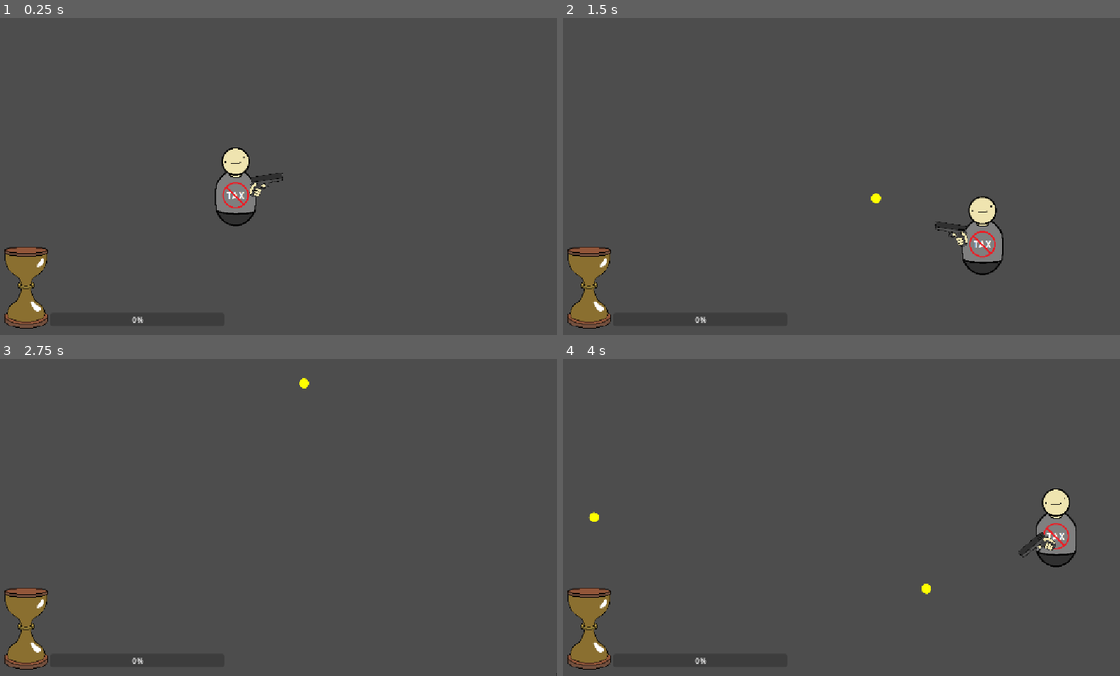
Above: before the commit, frames 1-4 (two rows, left to right).
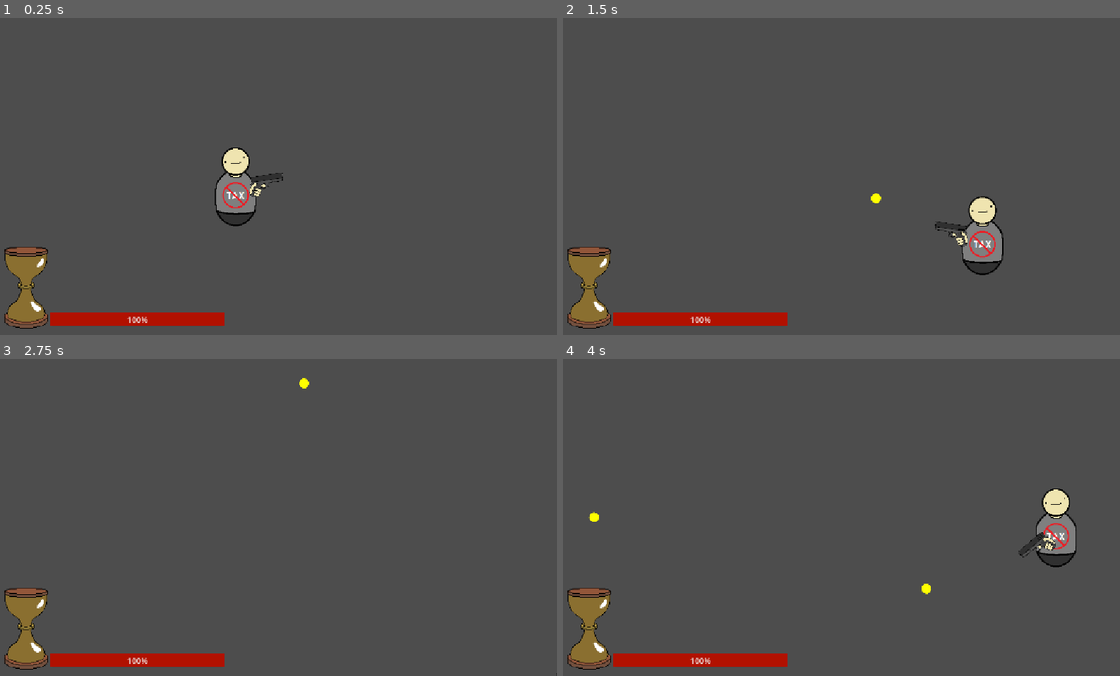
Above: after the commit, the same moments.

Repository: chiefpat450119/GMTK-2026
Game: Godot game, scene res://scenes/test/test_hp_time_bar.tscn
Two runs of this game, one before a commit and one after it. Both use one fixed random seed, a clock stepped at 60 frames per second and the inputs below. This scene is started directly instead of the project's main scene.
Inputs (mouse positions are in pixels of both pictures, inside the frame that each line leads up to):
- Up to frame 1 (0.25 s): no input
- Up to frame 2 (1.5 s): tap Enter at 0.5 s; move the mouse to (964, 160) at 0.52 s; hold D (Right) 0.53-1.28 s; click (964, 160) at 0.6 s; move the mouse to (724, 192) at 1.27 s; hold S (Down) from 1.28 s (still down); click (724, 192) at 1.35 s
- Up to frame 3 (2.75 s): move the mouse to (328, 447) at 2.02 s; release S (Down) at 2.03 s; hold D (Right) from 2.03 s (still down); click (328, 447) at 2.1 s
- Up to frame 4 (4 s): move the mouse to (808, 580) at 2.77 s; release D (Right) at 2.78 s; hold W (Up) 2.78-3.53 s; click (808, 580) at 2.85 s; move the mouse to (1008, 565) at 3.52 s; hold A (Left) from 3.53 s (still down); click (1008, 565) at 3.6 s

The runs differ from the first frame. In frame 1, 1.3% of the frame differs, in the area x 8-41%, y 92-98%; in frame 2, 1.3%; in frame 3, 1.3%; in frame 4, 1.3%.

Commit message:
fix minor big, adjust max health to 5

Diff:
--- a/resources/stats/player_stats/player_max_hp_stat.tres
+++ b/resources/stats/player_stats/player_max_hp_stat.tres
@@ -5,6 +5,6 @@
 [resource]
 script = ExtResource("1_gq1g2")
 stat_name = "Time Decay Scale"
-base_val = 1.0
+base_val = 5.0
 min_val = 0.0
 metadata/_custom_type_script = "uid://bnaam37pn33wi"
--- a/scenes/test/test_hp_time_bar.tscn
+++ b/scenes/test/test_hp_time_bar.tscn
@@ -1,7 +1,7 @@
 [gd_scene format=3 uid="uid://2e0d2cmqy2ox"]
 
 [ext_resource type="PackedScene" uid="uid://dt2rievpqwg1n" path="res://scenes/ui/hp_time_bar.tscn" id="1_3f0rq"]
-[ext_resource type="PackedScene" uid="uid://cnt7cah78t0v5" path="res://scenes/player.tscn" id="2_8pjvw"]
+[ext_resource type="PackedScene" uid="uid://cnt7cah78t0v5" path="res://scenes/entities/player/player.tscn" id="2_8pjvw"]
 [ext_resource type="PackedScene" uid="uid://pbeg32ow3s31" path="res://scenes/autoload/player_manager.tscn" id="3_62w1y"]
 [ext_resource type="Resource" uid="uid://disb0styegk4s" path="res://resources/events/event_channels/player_time_changed_event.tres" id="4_e3ly1"]
 
@@ -20,4 +20,5 @@
 [node name="TimeComponent" parent="PlayerManager" index="1" unique_id=925432473]
 time_changed_event = ExtResource("4_e3ly1")
 
+[editable path="HpTimeBar"]
 [editable path="PlayerManager"]
--- a/scenes/ui/hp_time_bar.gd
+++ b/scenes/ui/hp_time_bar.gd
@@ -11,8 +11,8 @@
 	time_listener.response.connect(_on_time_change)
 	health_listener.response.connect(_on_health_change)
 	# set initial fill
-	_on_health_change()
-	_on_time_change()
+	call_deferred("_on_health_change")
+	call_deferred("_on_time_change")
 
 func _on_health_change() -> void:
 	health_bar.max_value = health_component.max_hp.current_val()
